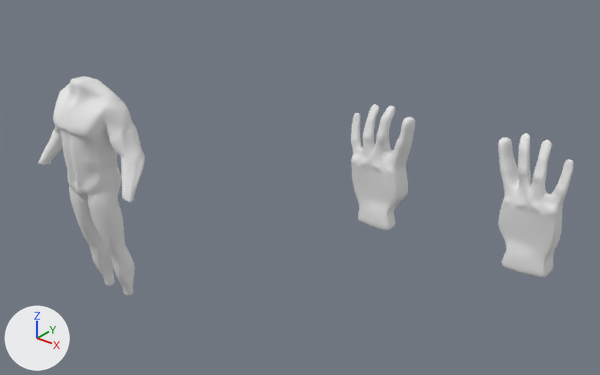
Two versions of the Blender file Blender/Files/Base Body.blend, one commit apart.
The view is the same before and after, from a 50 mm camera at (10.54, -3.34, 6.06) aimed at (2.8, 6.33, 0.06). The lights are fixed; the arrows at lower left show +X, +Y and +Z.
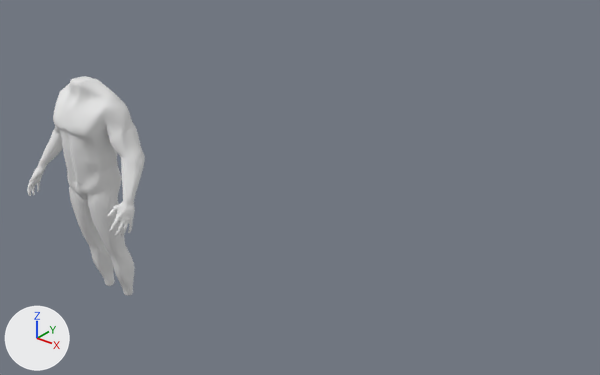
Where the change shows, as pixel boxes [x1, y1, x2, y2] in the pictures (600 x 375 px):
'Cube', reshaped (10% wider)
    before: [38, 76, 145, 295]
    after: [27, 76, 145, 295]
'Cube.001', deleted
    before: [351, 104, 573, 278]
part 1 of me_cube, built on
    before: [38, 142, 145, 202]
    after: [27, 142, 145, 236]

What the commit changed:
me_cube is used by ob_cube; location (-0.02, 4.24, 1.85); scale (0.141, 0.141, 0.141).
me_cube had 656 vertices, 637 faces and spanned x 0.0..8.6, y -2.5..4.3, z -28.7..0.3.
me_cube now has 1254 vertices, 1252 faces and spans x 0.0..8.9, y -3.6..4.3, z -28.7..0.3.
me_cube part 1: 48 vertices moved from x 6.8..8.6, y -1.4..2.4, z -12.3..-7.9 to x 6.7..8.4, y -1.3..2.7, z -12.6..-7.9; 7 vertices removed from x 7.6..8.5, y -1.3..0.2, z -12.3..-11.8; 605 vertices added at x 7.0..8.9, y -3.6..-0.2, z -15.8..-11.7.
Object 'Cube.001' (ob_cube_001) is deleted.
